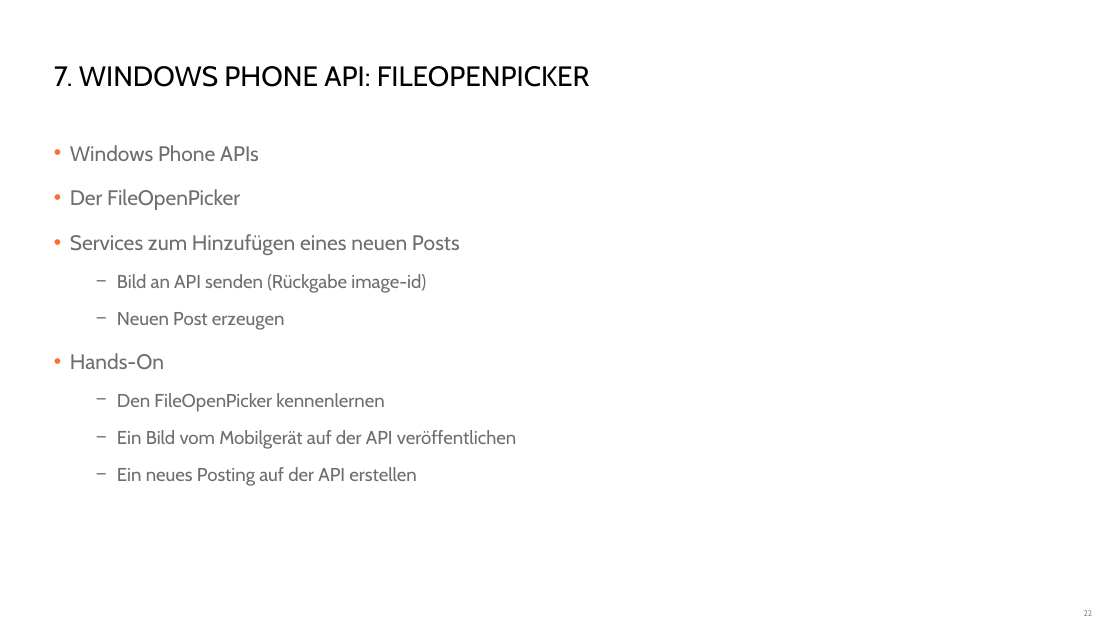
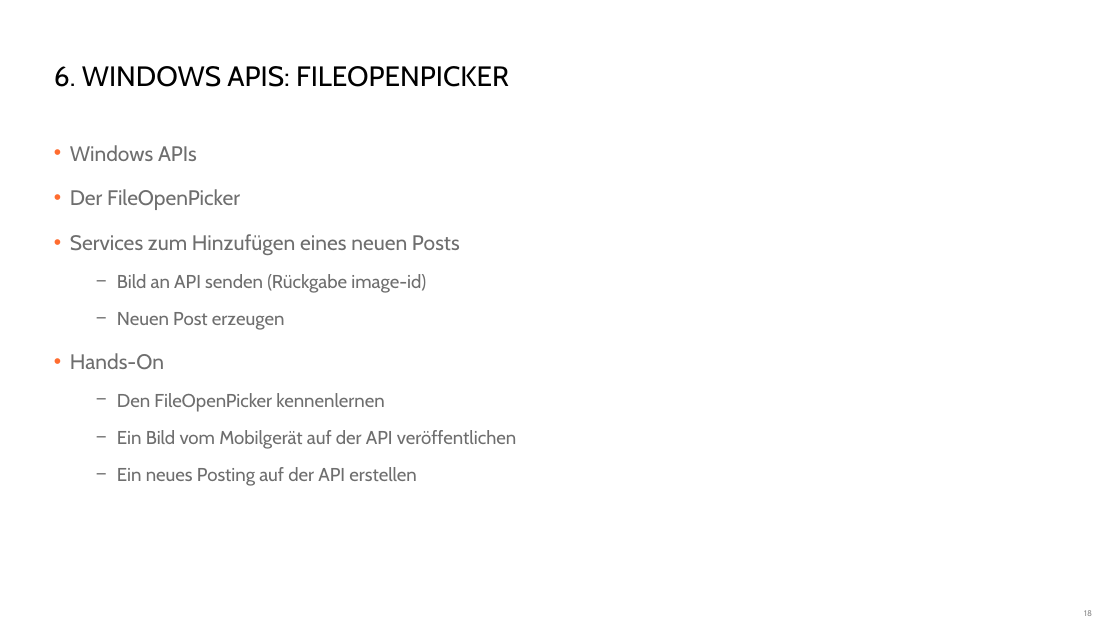
Before and after one commit to danielbeckmann/DotNETJumpStart, a slide deck: slide 18 of 06. Universal Windows Platform/Entwicklung einer App für die universelle Windows Plattform.pptx (slide 22 before the commit). Drawn at 1120x630 pixels with LibreOffice and Linux fonts; fonts in the diff are those of the drawing; background and template pictures are left out. Boxes give left, top, right and bottom in pixels: in the first picture for what was removed or moved away, otherwise in the second. Text is boxed around its words. In the diff, an @@ line names an element or a change of style, - is before the commit and + after.

```diff
--- a/06. Universal Windows Platform/Entwicklung einer App für die universelle Windows Plattform.pptx
+++ b/06. Universal Windows Platform/Entwicklung einer App für die universelle Windows Plattform.pptx
@@ title at [54,66,509,87]: text changed @@
-7. WINDOWS PHONE API: FILEOPENPICKER
+6. WINDOWS APIS: FILEOPENPICKER
@@ text at [70,145,197,161]: text changed @@
-• Windows Phone APIs
+• Windows APIs
```
Also in this commit, not shown: 16 other slides changed, 1 slide added, 5 slides removed, 5 other files.
